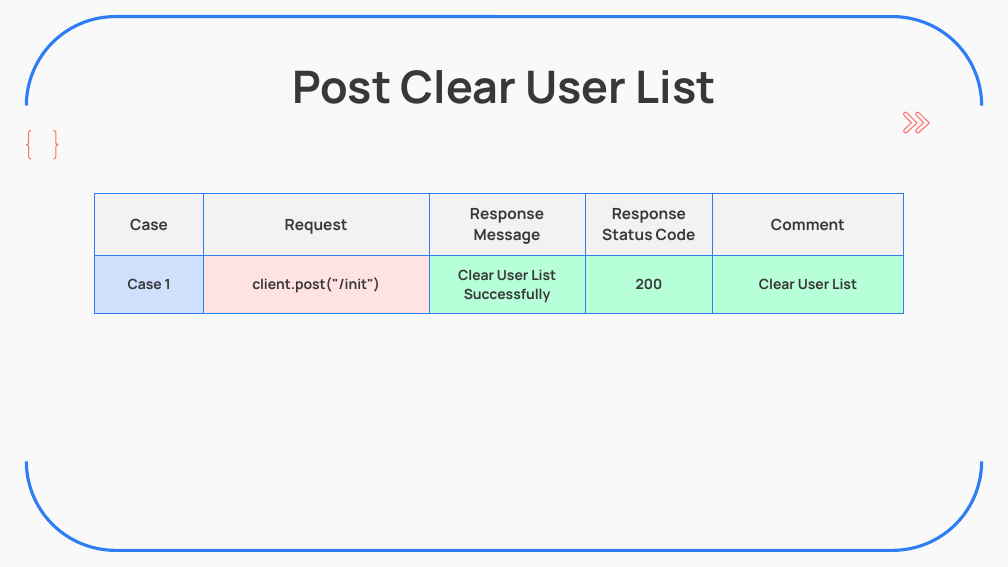
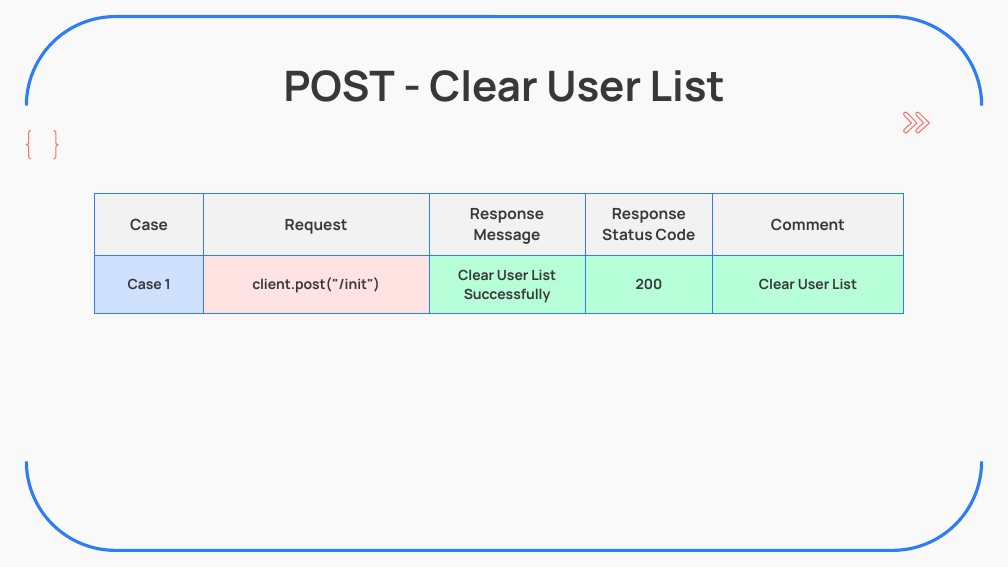
Before and after one commit to ZavierHuang/RESTFUL-API-DESIGN, a slide deck: slide 9 of 黃昱叡_SW2_Backend_Practice.pptx. Drawn at 1008x567 pixels with LibreOffice and Linux fonts; fonts in the diff are those of the drawing. Boxes give left, top, right and bottom in pixels: in the first picture for what was removed or moved away, otherwise in the second. Text is boxed around its words. In the diff, an @@ line names an element or a change of style, - is before the commit and + after.

```diff
--- a/黃昱叡_SW2_Backend_Practice.pptx
+++ b/黃昱叡_SW2_Backend_Practice.pptx
@@ title at (284, 70, 725, 102): text changed; size 32 to 30 pt @@
-Post Clear User List
+POST - Clear User List
```
Also in this commit, not shown: 14 other slides changed, 3 other files.
